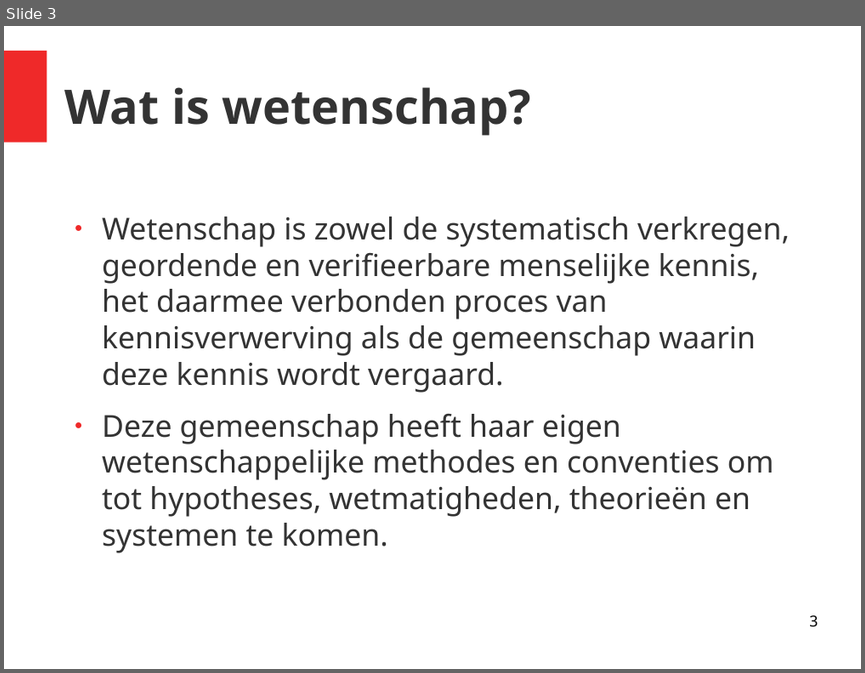
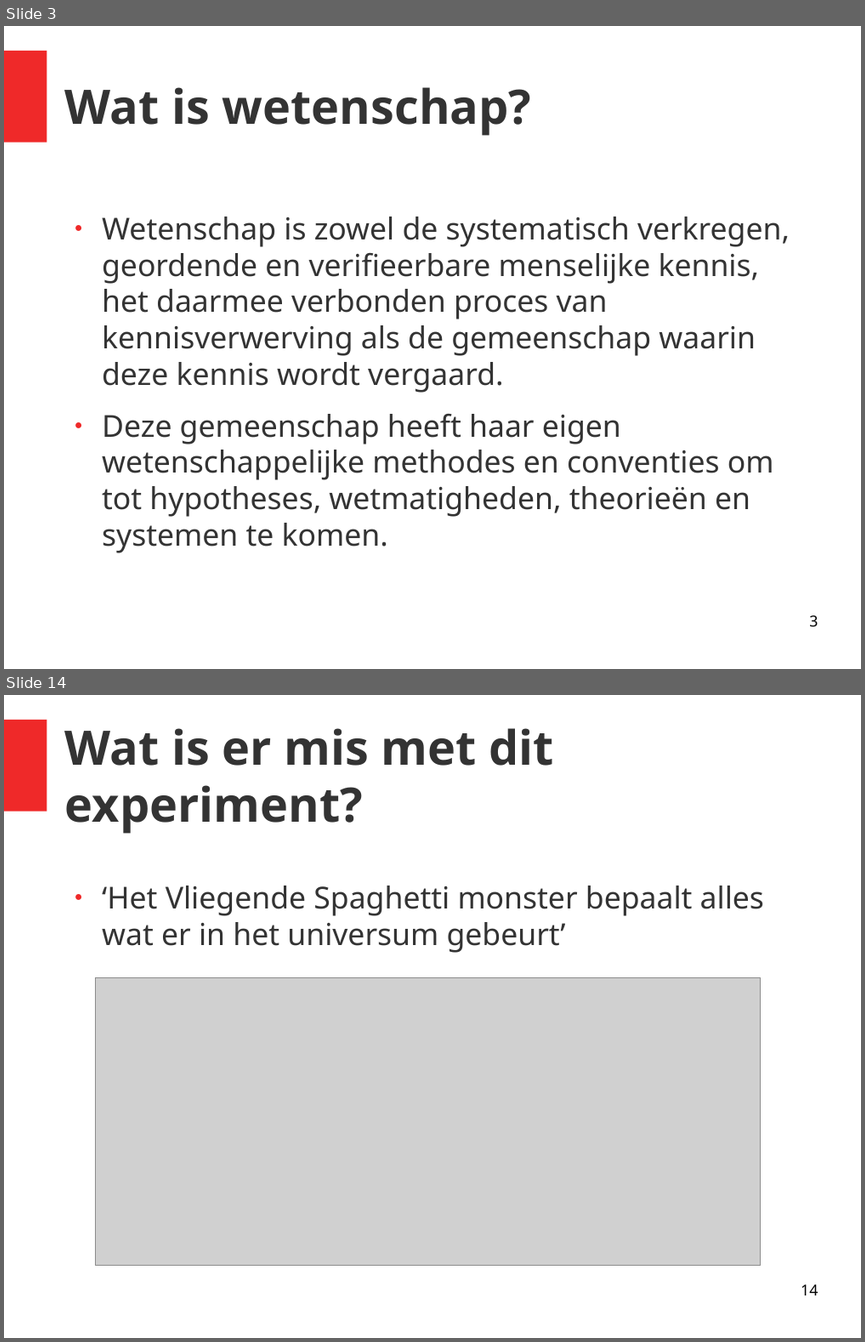
Before and after one commit to richelbilderbeek/gastles_petje_af_20201011, a slide deck: presentatie.odp. Shown one above the other, each under a label of ours: slide 3 before the commit, slides 3 and 14 after it; the slides between them are not shown. The pictures are 865x673 and 865x1342 pixels, drawn with LibreOffice and Linux fonts; fonts in the diff are those of the drawing; grey boxes stand for pictures. Boxes give left, top, right and bottom in pixels: in the first picture for what was removed or moved away, otherwise in the second. Text is boxed around its words. In the diff, an @@ line names an element or a change of style, - is before the commit and + after.

```diff
--- a/presentatie.odp
+++ b/presentatie.odp
@@ slide 14 added at <box>4,695,861,1338</box>, background #FFFFFF; not listed: 1 template element that a slide beside it also shows @@
@@ title added at <box>65,728,555,834</box>, 44 pt, text #333333, bold @@
+Wat is er mis met dit experiment?
@@ text added at <box>102,885,764,953</box>, 28 pt, text #333333 @@
+● ‘Het Vliegende Spaghetti monster bepaalt alles wat er in het universum gebeurt’
@@ picture added at <box>96,977,761,1265</box> @@
@@ page number added at <box>800,1284,817,1295</box>, 14 pt, text #000000 @@
+14
```
Also in this commit, not shown: 25 other slides added, 9 other files.
